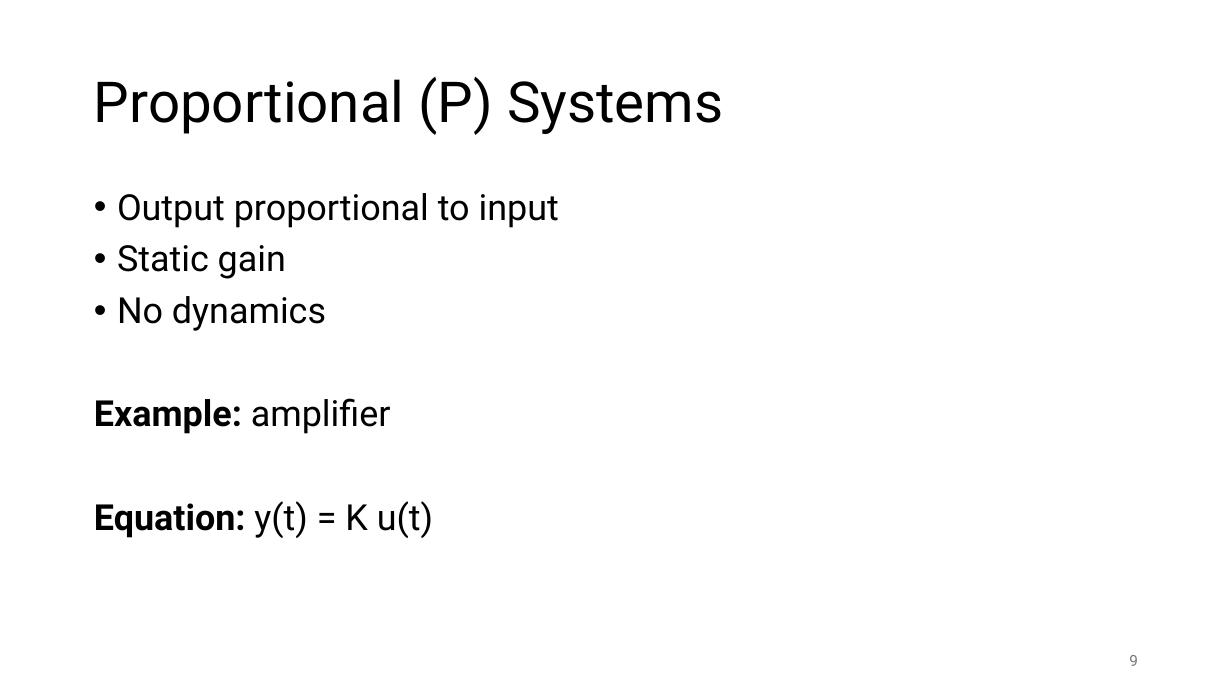
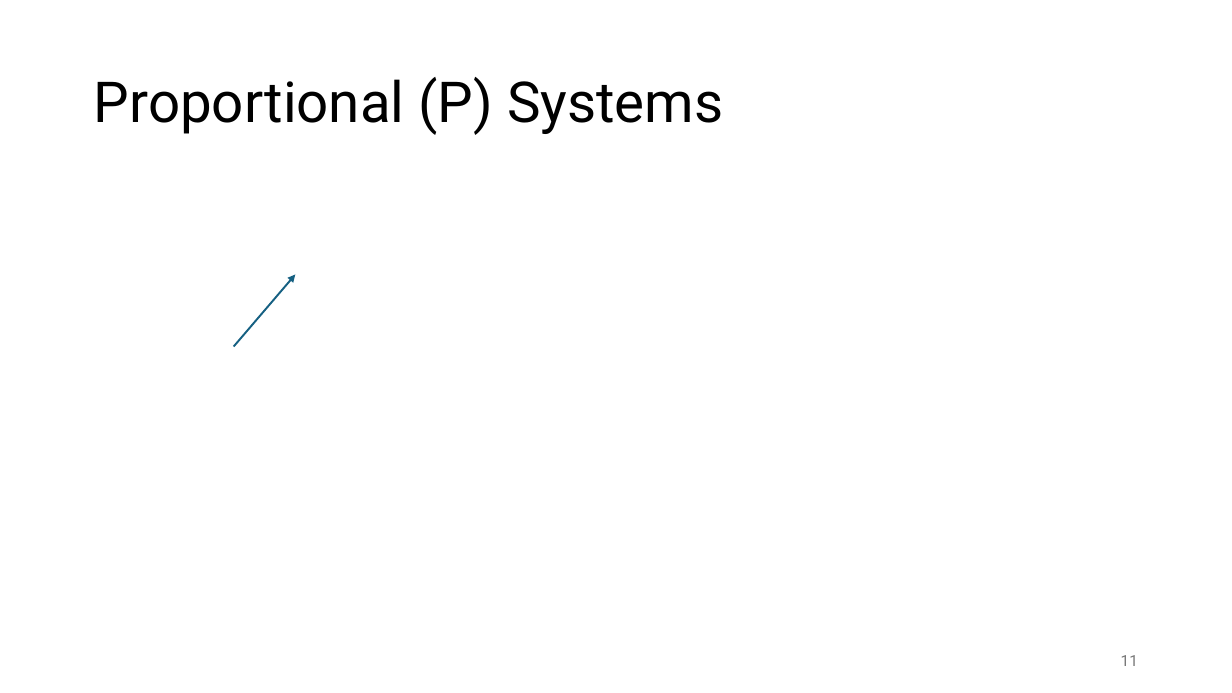
Before and after one commit to FelixWick/control_engineering, a slide deck: slide 11 of slides/1_systems.pptx (slide 9 before the commit). Drawn at 1232x693 pixels with LibreOffice and Linux fonts; fonts in the diff are those of the drawing; grey boxes stand for pictures. Boxes give left, top, right and bottom in pixels: in the first picture for what was removed or moved away, otherwise in the second. Text is boxed around its words. In the diff, an @@ line names an element or a change of style, - is before the commit and + after.

Commit message:
some systems slides

```diff
--- a/slides/1_systems.pptx
+++ b/slides/1_systems.pptx
@@ text removed at [94, 193, 559, 538] @@
-• Output proportional to input
-• Static gain
-• No dynamics
-Example: amplifier
-Equation: y(t) = K u(t)
@@ arrow added from (234, 347) to (296, 274), #156082 1.5 pt @@
@@ page number at [1121, 655, 1138, 666]: text changed @@
-9
+11
```
Also in this commit, not shown: 7 other slides changed, 3 slides added, 1 slide removed, 8 other files.
